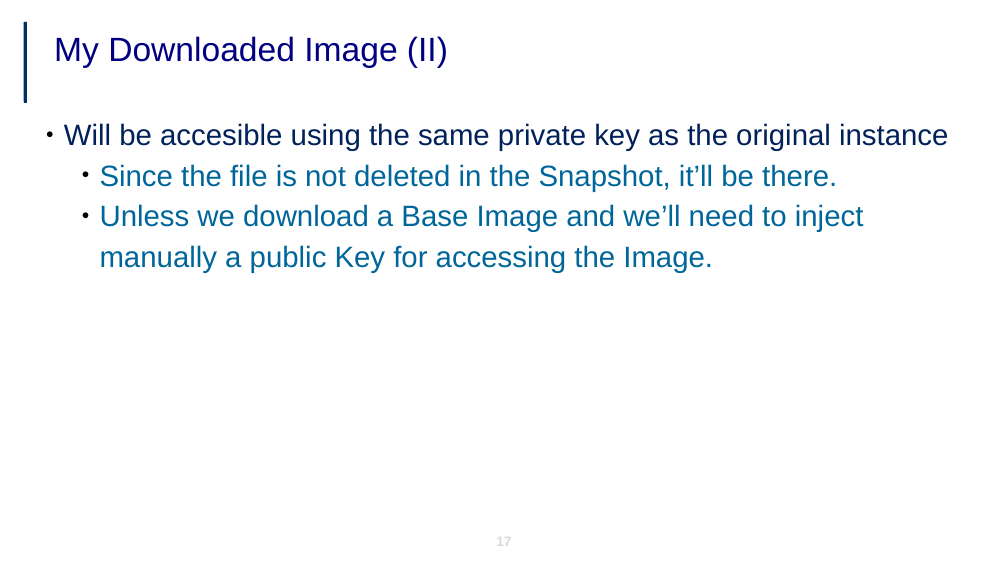
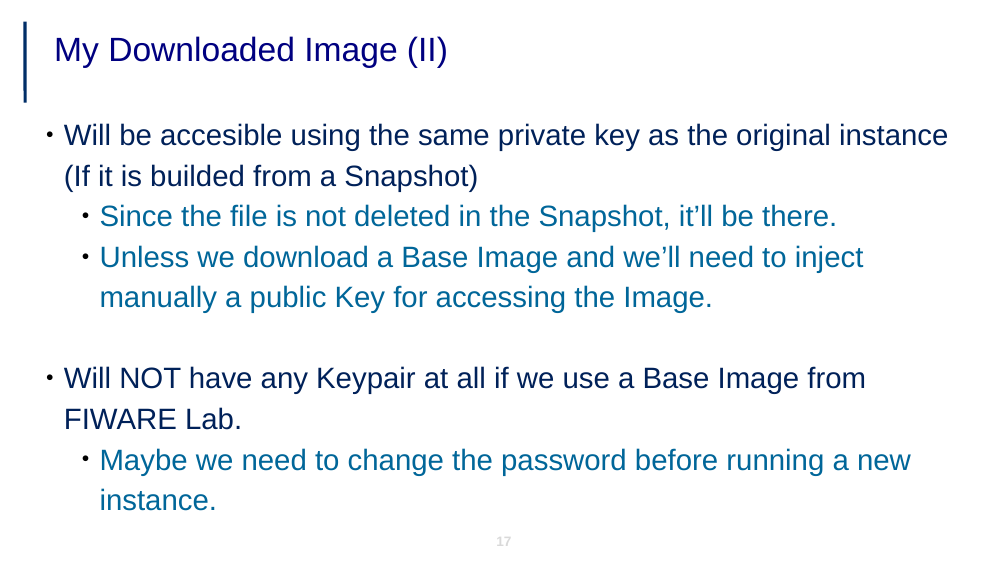
Before and after one commit to jicarretero/SummitMalaga2017, a slide deck: slide 17 of FiwareUtrecht.odp. Drawn at 1008x567 pixels with LibreOffice and Linux fonts; fonts in the diff are those of the drawing; background and template pictures are left out. Boxes give left, top, right and bottom in pixels: in the first picture for what was removed or moved away, otherwise in the second. Text is boxed around its words. In the diff, an @@ line names an element or a change of style, - is before the commit and + after.

Commit message:
change image

```diff
--- a/FiwareUtrecht.odp
+++ b/FiwareUtrecht.odp
@@ text at box(64, 123, 948, 191): text changed @@
-● Will be accesible using the same private key as the original instance
+● Will be accesible using the same private key as the original instance (If it is builded from a Snapshot)
@@ text at box(64, 366, 911, 511): paragraphs added @@
+● Will NOT have any Keypair at all if we use a Base Image from FIWARE Lab.
+    ● Maybe we need to change the password before running a new instance.
```
Also in this commit, not shown: 8 other slides changed, 3 slides added, 3 slides removed, 9 other files.
